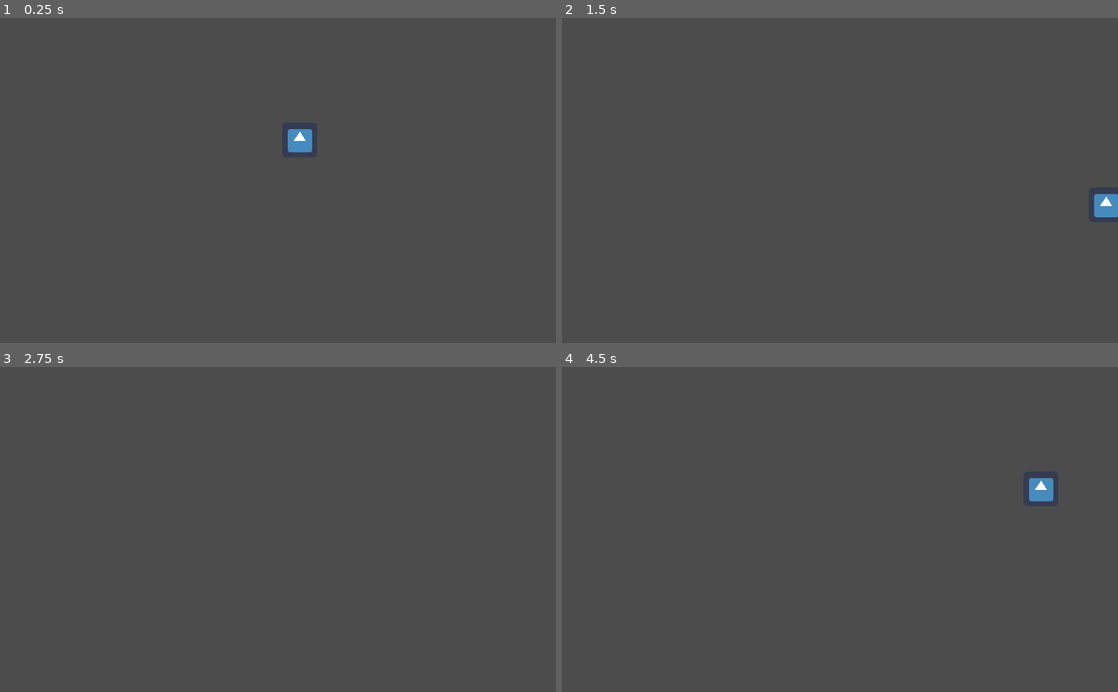
Above: before the commit, frames 1-4 (two rows, left to right).
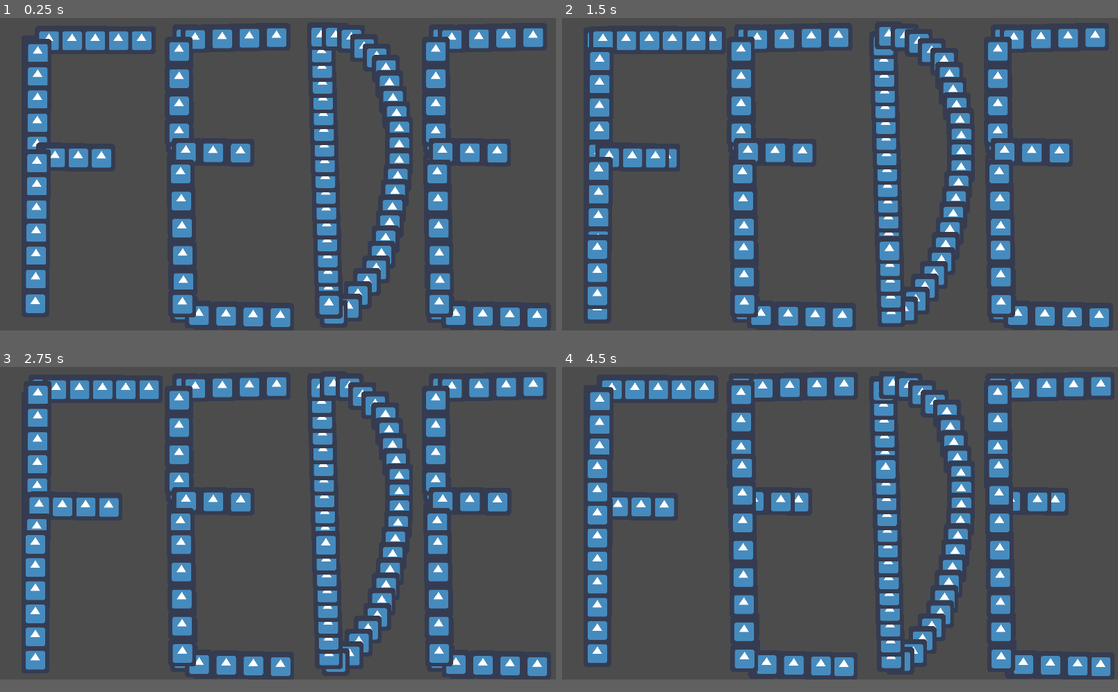
Above: after the commit, the same moments.

Repository: Giuseppe499/TowerDeFetta
Game: Godot game, scene res://Gioco.tscn
Same seed, same stepped clock (60 frames per second), same inputs: the game is played once before the commit and once after it. The engine's default icon, where the game draws it, is replaced by a stand-in: a white triangle on a blue panel in a dark square.
Inputs:
- Up to frame 1 (0.25 s): no input
- Up to frame 2 (1.5 s): hold Right (ui_right) 0.53-1.28 s; hold Down (ui_down) from 1.28 s (still down)
- Up to frame 3 (2.75 s): release Down (ui_down) at 2.03 s; hold Right (ui_right) from 2.03 s (still down)
- Up to frame 4 (4.5 s): release Right (ui_right) at 2.78 s; hold Up (ui_up) 2.78-3.53 s; hold Left (ui_left) from 3.53 s (still down)
In our replay, the window is 800x468 before the commit and 800x450 after it. These sizes can differ from the game's own. Grey fills any space a smaller window leaves; there, only what the larger window draws over its background counts as a difference.

The runs differ from the first frame. In frame 1, 17% of the frame differs, in the area x 4-99%, y 2-96%; in frame 2, 17%, in the area x 4-100%, y 2-96%; in frame 3, 17%; in frame 4, 17%.

Commit message:
Fede

Diff:
--- a/Gioco.tscn
+++ b/Gioco.tscn
@@ -1,12 +1,48 @@
-[gd_scene load_steps=3 format=2]
+[gd_scene load_steps=6 format=2]
 
-[ext_resource path="res://Scripts/Test.gd" type="Script" id=1]
-[ext_resource path="res://icon.png" type="Texture" id=2]
+[ext_resource path="res://Scripts/IstanziaNemici.gd" type="Script" id=1]
+[ext_resource path="res://Nemico.tscn" type="PackedScene" id=2]
+
+[sub_resource type="Curve2D" id=1]
+_data = {
+"points": PoolVector2Array( 0, 0, 0, 0, 81, 682, 0, 0, 0, 0, 81, 49, 0, 0, 0, 0, 354, 51, 0, 0, 0, 0, 87, 51, 0, 0, 0, 0, 85, 318, 0, 0, 0, 0, 257, 322, 0, 0, 0, 0, 85, 320, 0, 0, 0, 0, 81, 682 )
+}
+
+[sub_resource type="Curve2D" id=2]
+_data = {
+"points": PoolVector2Array( 0, 0, 0, 0, 475, 689, 0, 0, 0, 0, 467, 53, 0, 0, 0, 0, 715, 49, 0, 0, 0, 0, 467, 55, 0, 0, 0, 0, 467, 314, 0, 0, 0, 0, 615, 316, 0, 0, 0, 0, 469, 314, 0, 0, 0, 0, 479, 691, 0, 0, 0, 0, 712, 695, 0, 0, 0, 0, 475, 689 )
+}
+
+[sub_resource type="Curve2D" id=3]
+_data = {
+"points": PoolVector2Array( 0, 0, 0, 0, 806, 693, 0, 0, 0, 0, 787, 47, 0, 0, 0, 0, 856, 55, 0, 0, 0, 0, 933, 112, 0, 0, 0, 0, 967, 259, 0, 0, 0, 0, 967, 354, 0, 0, 0, 0, 945, 483, 0, 0, 0, 0, 918, 581, 0, 0, 0, 0, 850, 676, 0, 0, 0, 0, 806, 693 )
+}
 
 [node name="Node2D" type="Node2D"]
 
-[node name="Sprite" type="Sprite" parent="."]
-position = Vector2( 552, 225 )
-texture = ExtResource( 2 )
+[node name="F" type="Path2D" parent="."]
+curve = SubResource( 1 )
 script = ExtResource( 1 )
-vel = 10
+nNemici = 40
+scenaNemico = ExtResource( 2 )
+
+[node name="E" type="Path2D" parent="."]
+position = Vector2( -55, -6 )
+curve = SubResource( 2 )
+script = ExtResource( 1 )
+nNemici = 40
+scenaNemico = ExtResource( 2 )
+
+[node name="D" type="Path2D" parent="."]
+position = Vector2( -48, -8 )
+curve = SubResource( 3 )
+script = ExtResource( 1 )
+nNemici = 40
+scenaNemico = ExtResource( 2 )
+
+[node name="E2" type="Path2D" parent="."]
+position = Vector2( 536, -6 )
+curve = SubResource( 2 )
+script = ExtResource( 1 )
+nNemici = 40
+scenaNemico = ExtResource( 2 )
--- /dev/null
+++ b/Nemico.tscn
@@ -0,0 +1,11 @@
+[gd_scene load_steps=3 format=2]
+
+[ext_resource path="res://Scripts/Nemico.gd" type="Script" id=1]
+[ext_resource path="res://icon.png" type="Texture" id=2]
+
+[node name="PathFollow2D" type="PathFollow2D"]
+rotate = false
+
+[node name="Sprite" type="Sprite" parent="."]
+texture = ExtResource( 2 )
+script = ExtResource( 1 )
--- /dev/null
+++ b/Scripts/IstanziaNemici.gd
@@ -0,0 +1,19 @@
+extends Path2D
+
+
+export var nNemici = 10
+export(Resource) var scenaNemico
+
+
+# Called when the node enters the scene tree for the first time.
+func _ready():
+	var nemico
+	for i in range(nNemici):
+		nemico = scenaNemico.instance()
+		add_child(nemico)
+		nemico.set_unit_offset(float(i+1)/nNemici)
+
+
+# Called every frame. 'delta' is the elapsed time since the previous frame.
+#func _process(delta):
+#	pass
--- /dev/null
+++ b/Scripts/Nemico.gd
@@ -0,0 +1,19 @@
+extends Node
+
+export var speed = 100
+export var startPos = 0
+
+# Declare member variables here. Examples:
+# var a = 2
+# var b = "text"
+
+onready var pathFollow = get_parent()
+
+# Called when the node enters the scene tree for the first time.
+func _ready():
+	pathFollow.set_offset(startPos)
+
+
+# Called every frame. 'delta' is the elapsed time since the previous frame.
+func _process(delta):
+	pathFollow.set_offset(pathFollow.get_offset() + speed * delta)
--- a/project.godot
+++ b/project.godot
@@ -14,6 +14,15 @@
 run/main_scene="res://Gioco.tscn"
 config/icon="res://icon.png"
 
+[display]
+
+window/size/width=1280
+window/size/height=720
+window/size/test_width=1280
+window/size/test_height=720
+window/stretch/mode="2d"
+window/stretch/aspect="keep"
+
 [physics]
 
 common/enable_pause_aware_picking=true
